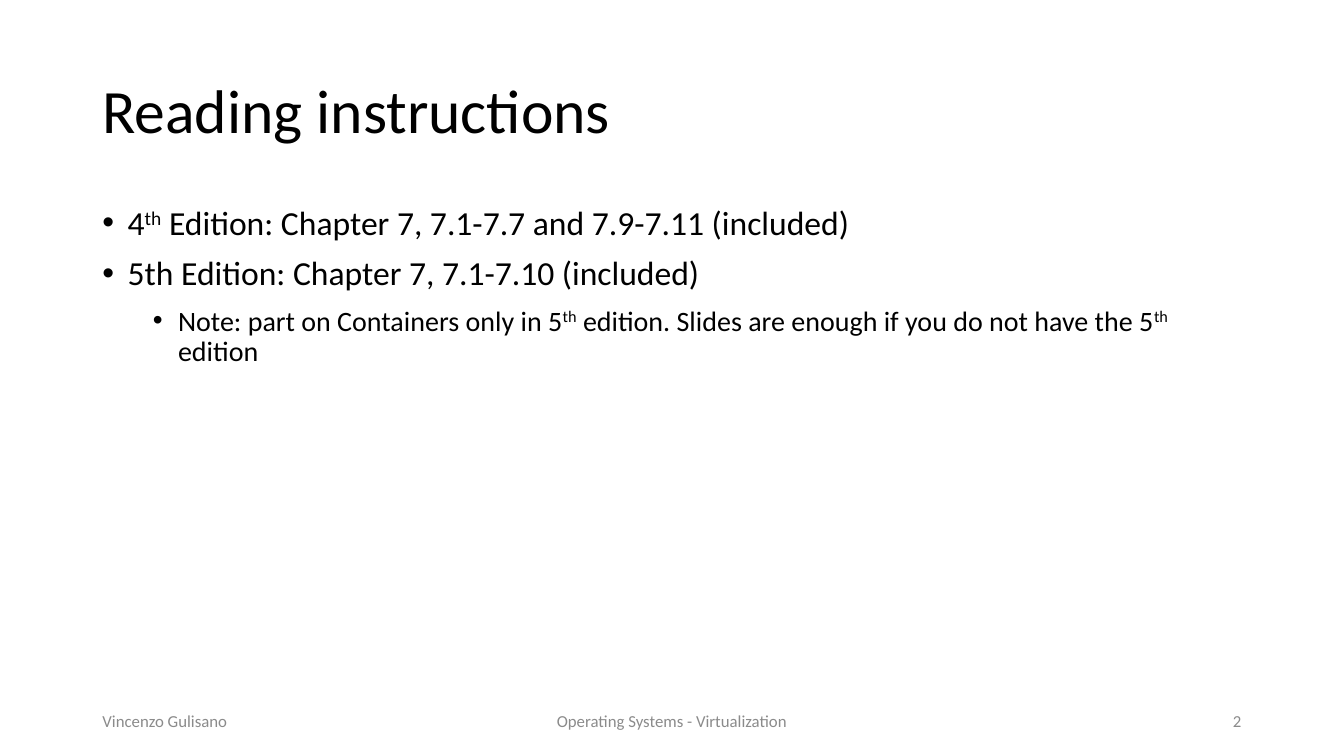
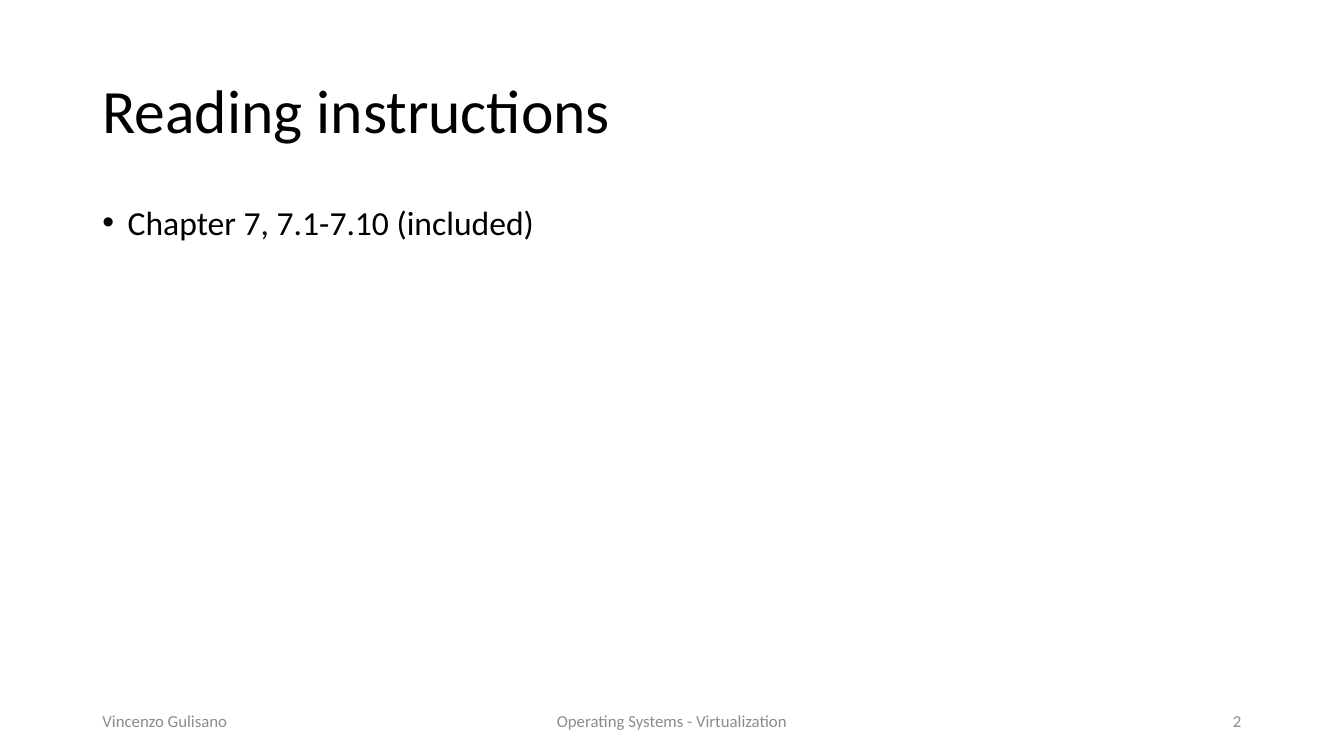
Before and after one commit to vincenzo-gulisano/os_material, a slide deck: slide 2 of slides/virtualization.pptx. Drawn at 1344x756 pixels with LibreOffice and Linux fonts; fonts in the diff are those of the drawing. Boxes give left, top, right and bottom in pixels: in the first picture for what was removed or moved away, otherwise in the second. Text is boxed around its words. In the diff, an @@ line names an element or a change of style, - is before the commit and + after.

```diff
--- a/slides/virtualization.pptx
+++ b/slides/virtualization.pptx
@@ text at bbox=[128, 210, 534, 241]: text changed @@
-  • 4th Edition: Chapter 7, 7.1-7.7 and 7.9-7.11 (included)
-  • 5th Edition: Chapter 7, 7.1-7.10 (included)
-    • Note: part on Containers only in 5th edition. Slides are enough if you do not have the 5th edition
+  • Chapter 7, 7.1-7.10 (included)
```
Also in this commit, not shown: 1 other slide changed, 2 other files.
